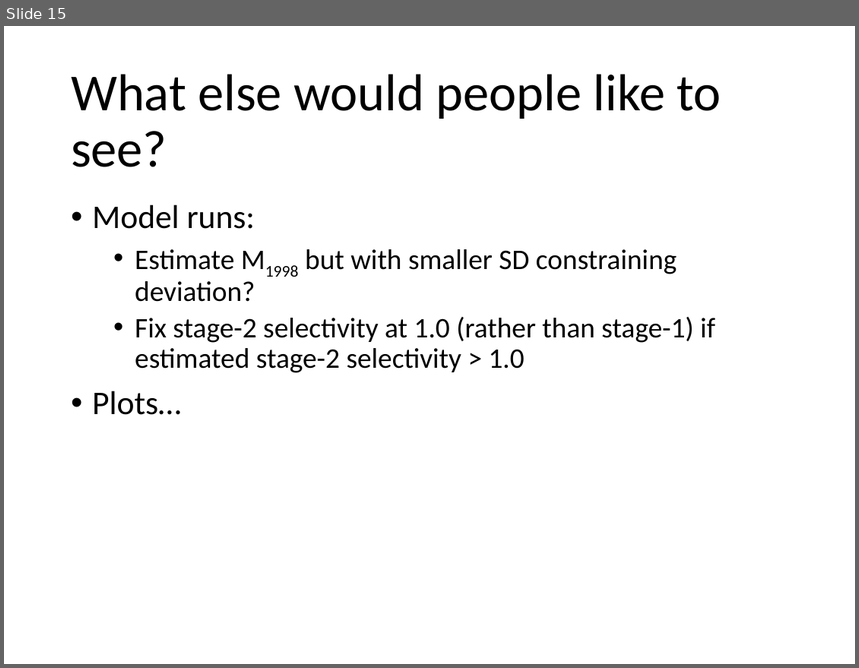
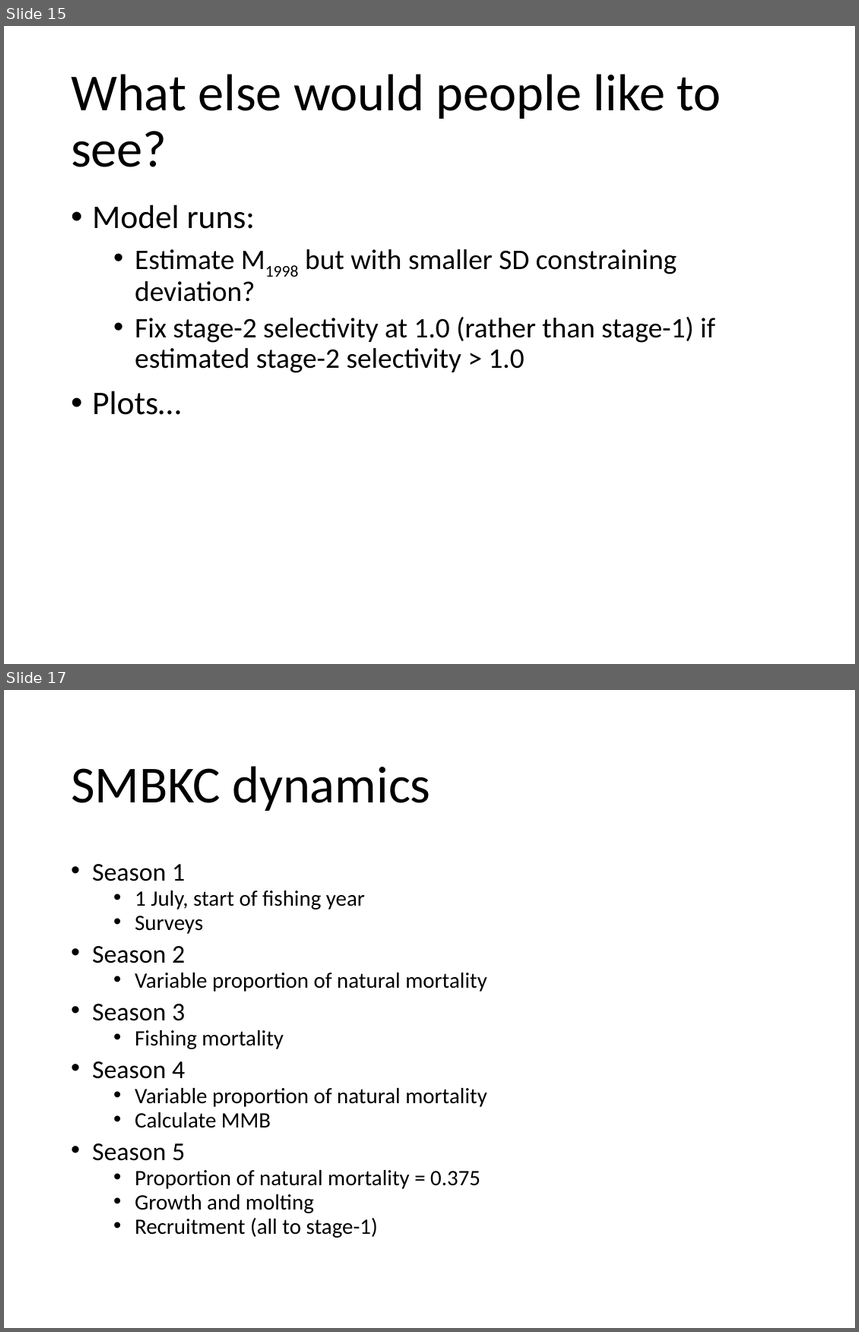
Before and after one commit to seacode/gmacs, a slide deck: docs/smbkc/smbkc.pptx. Shown one above the other, each under a label of ours: slide 15 before the commit, slides 15 and 17 after it; the slides between them are not shown. The pictures are 859x668 and 859x1332 pixels, drawn with LibreOffice and Linux fonts; fonts in the diff are those of the drawing. Boxes give left, top, right and bottom in pixels: in the first picture for what was removed or moved away, otherwise in the second. Text is boxed around its words. In the diff, an @@ line names an element or a change of style, - is before the commit and + after.

```diff
--- a/docs/smbkc/smbkc.pptx
+++ b/docs/smbkc/smbkc.pptx
@@ slide 17 added at (4, 690, 855, 1328), background #FFFFFF @@
@@ title added at (71, 766, 430, 811), 44 pt, text #000000 @@
+SMBKC dynamics
@@ text added at (92, 864, 487, 1238), 18.6 pt, text #000000 @@
+• Season 1
+  • 1 July, start of fishing year
+  • Surveys
+• Season 2
+  • Variable proportion of natural mortality
+• Season 3
+  • Fishing mortality
+• Season 4
+  • Variable proportion of natural mortality
+  • Calculate MMB
+• Season 5
+  • Proportion of natural mortality = 0.375
+  • Growth and molting
+  • Recruitment (all to stage-1)
```
Also in this commit, not shown: 2 other slides added, 48 other files.
